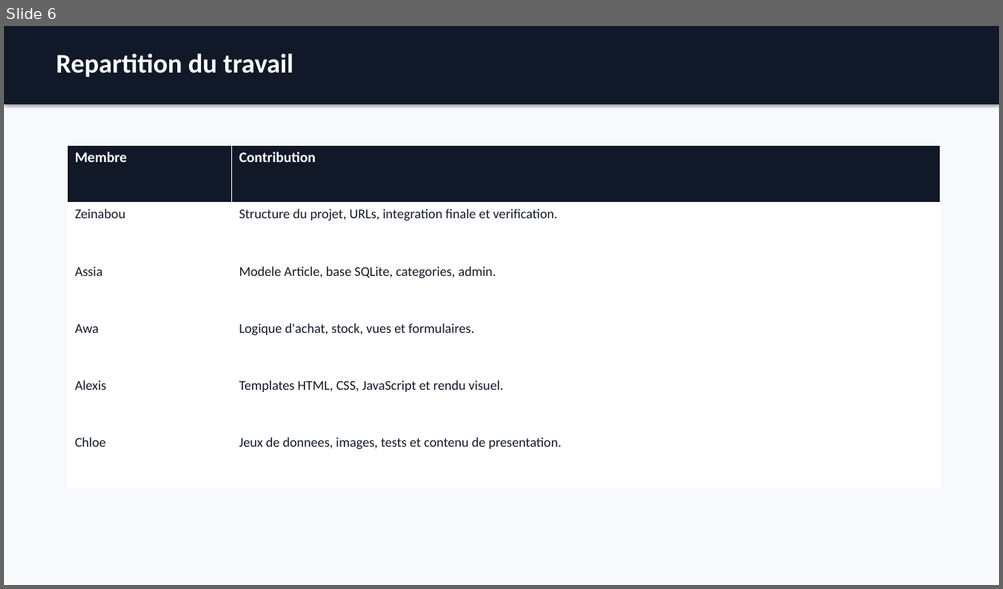
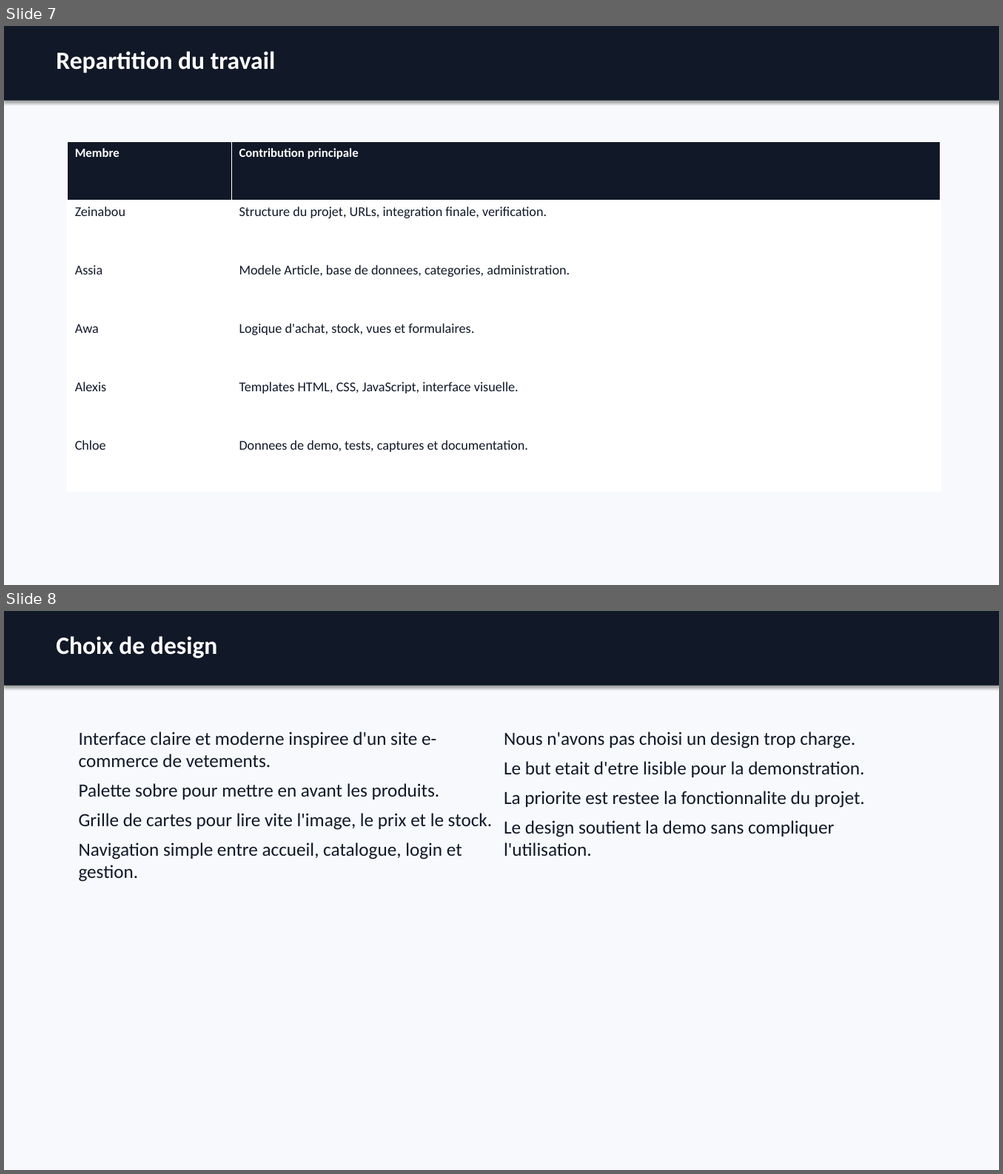
Before and after one commit to Djakumani/Projet-Python-Boutique, a slide deck: docs/presentation_soutenance_boutique.pptx. Shown one above the other, each under a label of ours: slide 6 before the commit, slides 7 and 8 after it. The pictures are 1003x589 and 1003x1174 pixels, drawn with LibreOffice and Linux fonts; fonts in the diff are those of the drawing. Boxes give left, top, right and bottom in pixels: in the first picture for what was removed or moved away, otherwise in the second. Text is boxed around its words. In the diff, an @@ line names an element or a change of style, - is before the commit and + after.

Commit message:
Expand soutenance materials and update women images

```diff
--- a/docs/presentation_soutenance_boutique.pptx
+++ b/docs/presentation_soutenance_boutique.pptx
@@ slide 8 added at (4, 611, 999, 1170), background #F7F9FC @@
@@ rectangle added at (4, 611, 999, 686), fill #111827 @@
@@ text added at (56, 636, 217, 658), 24 pt, text #FFFFFF, bold @@
+Choix de design
@@ text added at (79, 732, 492, 882), 18 pt, text #111827 @@
+Interface claire et moderne inspiree d'un site e-commerce de vetements.
+Palette sobre pour mettre en avant les produits.
+Grille de cartes pour lire vite l'image, le prix et le stock.
+Navigation simple entre accueil, catalogue, login et gestion.
@@ text added at (504, 732, 864, 856), 18 pt, text #111827 @@
+Nous n'avons pas choisi un design trop charge.
+Le but etait d'etre lisible pour la demonstration.
+La priorite est restee la fonctionnalite du projet.
+Le design soutient la demo sans compliquer l'utilisation.
@@ what was slide 6 is now slide 7 @@
@@ slide 7 changed as well @@
@@ rectangle: place and size @@
-rectangle at (4, 26, 999, 104)
+rectangle at (4, 26, 999, 101)
@@ text "Repartition du travail" at (56, 51, 275, 73): size 26 to 24 pt @@
@@ table at (68, 141, 940, 492) @@
-row 1, column 2: Contribution
+row 1, column 2: Contribution principale
-row 2, column 2: Structure du projet, URLs, integration finale et verification.
+row 2, column 2: Structure du projet, URLs, integration finale, verification.
-row 3, column 2: Modele Article, base SQLite, categories, admin.
+row 3, column 2: Modele Article, base de donnees, categories, administration.
-row 5, column 2: Templates HTML, CSS, JavaScript et rendu visuel.
+row 5, column 2: Templates HTML, CSS, JavaScript, interface visuelle.
-row 6, column 2: Jeux de donnees, images, tests et contenu de presentation.
+row 6, column 2: Donnees de demo, tests, captures et documentation.
@@ size 14 to 12 pt in "Membre" @@
@@ table: place and size @@
-table at (68, 145, 940, 488)
+table at (68, 141, 940, 492)
```
Also in this commit, not shown: 4 other slides changed, 7 other slides added, 2 slides removed, 5 other files.
